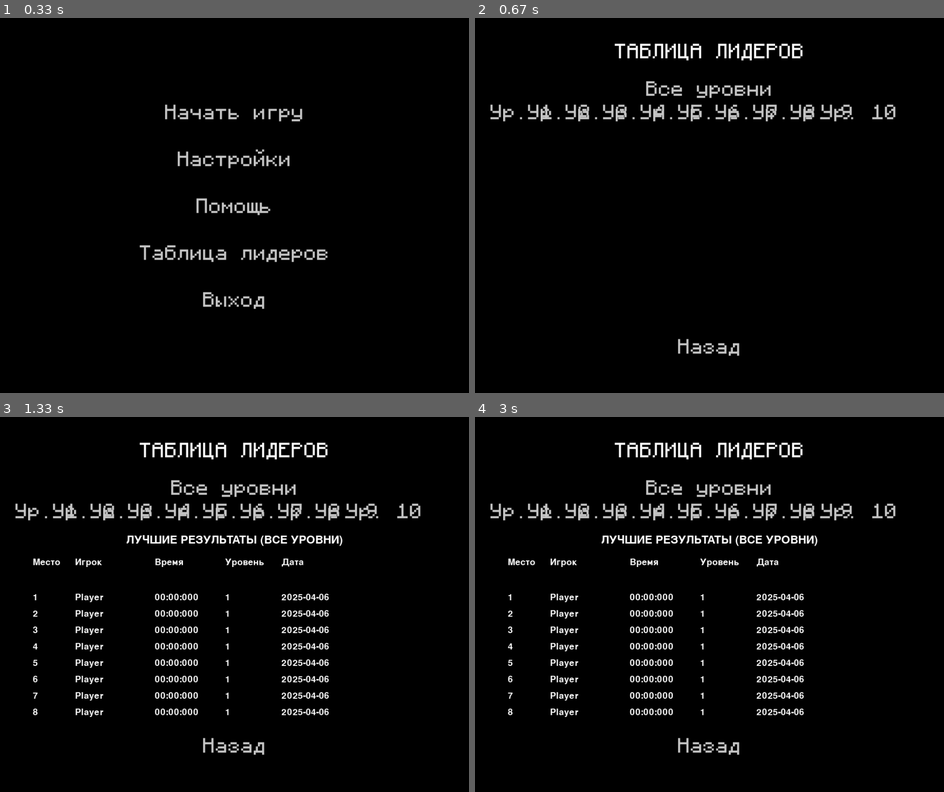
Above: before the commit, frames 1-4 (two rows, left to right).
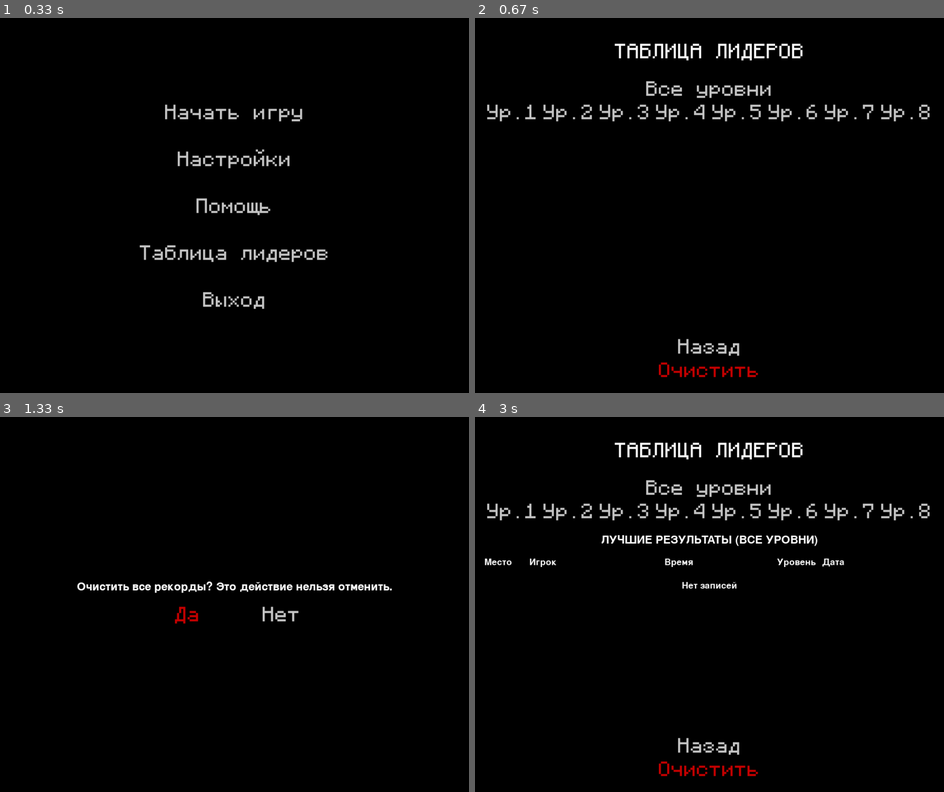
Above: after the commit, the same moments.

Repository: remalQ/pygame-project
Game: pygame game, started from Main.py
The game is run twice, just before and just after one commit, with the same random seed, the same clock (stepped at 60 frames per second) and the same inputs.
Inputs (mouse positions are in pixels of both pictures, inside the frame that each line leads up to):
- Up to frame 1 (0.33 s): no input
- Up to frame 2 (0.67 s): click "Таблица лидеров" at 0.38 s
- Up to frame 3 (1.33 s): click "Все уровни" at 0.72 s; press the mouse at (234, 769) at 1.03 s; move the mouse to (318, 709) at 1.13 s; release the mouse at (398, 649) at 1.27 s
- Up to frame 4 (3 s): press the mouse at (662, 612) at 1.37 s; move the mouse to (690, 627) at 1.47 s; release the mouse at (714, 645) at 1.6 s; press the mouse at (681, 507) at 1.7 s; move the mouse to (620, 593) at 1.8 s; release the mouse at (554, 679) at 1.93 s; press the mouse at (793, 507) at 2.03 s; move the mouse to (676, 574) at 2.13 s; release the mouse at (554, 642) at 2.27 s; press the mouse at (850, 507) at 2.37 s; move the mouse to (812, 510) at 2.47 s; release the mouse at (775, 514) at 2.6 s; press the mouse at (709, 488) at 2.7 s; move the mouse to (653, 615) at 2.8 s; release the mouse at (596, 747) at 2.93 s

Frame 1 is identical in both runs. In frame 2, 2.2% of the frame differs, in the area x 2-97%, y 23-96%; in frame 3, 7.2%, in the area x 3-90%, y 6-91%; in frame 4, 5.4%.

Commit message:
Improve LeaderboardMenu.py and RecordsDB.py Change HelpMenu.py and maps

Diff:
--- a/Const_Values.py
+++ b/Const_Values.py
@@ -23,7 +23,8 @@
 # Цвета
 WHITE = (255, 255, 255)  # Белый
 BLACK = (0, 0, 0)  # Черный
-RED = (255, 0, 0)  # Красный
+RED = (200, 0, 0)  # Стандартный красный
+LIGHT_RED = (255, 100, 100)  # Светло-красный для кнопки очистки
 GREEN = (0, 255, 0)  # Зеленый
 BLUE = (0, 0, 255)  # Синий
 GRAY = (200, 200, 200)  # Серый
--- a/Menus/HelpMenu.py
+++ b/Menus/HelpMenu.py
@@ -14,9 +14,9 @@
             "Цель: дойти до двери, собирая монеты.",
             "",
             "Управление:",
-            "← → — движение влево/вправо",
-            "↑ или SPACE — прыжок",
-            "ESC — пауза",
+            "A, D - движение влево/вправо",
+            "SPACE - прыжок",
+            "ESC - пауза",
             "",
             "Избегайте ловушек и собирайте все монеты!",
         ]
--- a/Menus/LeaderboardMenu.py
+++ b/Menus/LeaderboardMenu.py
@@ -7,21 +7,30 @@
         self.records_db = records_db
         self.level_buttons = []
 
-        # Создаем кнопки с учетом нового стиля Button
+        # Создаем кнопки
         self.all_button = Button("Все уровни", WIDTH // 2, 150, GRAY, LIGHT_GRAY)
         self.back_button = Button("Назад", WIDTH // 2, HEIGHT - 100, GRAY, LIGHT_GRAY)
-
-        # Создаем кнопки для каждого уровня (максимум 10 уровней)
-        for i in range(1, 11):
-            btn = Button(f"Ур. {i}", 100 + (i - 1) * 80, 200, GRAY, LIGHT_GRAY)
-            btn.rect = pygame.Rect(100 + (i - 1) * 80 - 35, 175, 70, 40)  # Переопределяем rect для меньшего размера
+        self.clear_button = Button("Очистить", WIDTH // 2, HEIGHT - 50, RED, LIGHT_RED)
+
+        # Настройка кнопок уровней
+        button_width = 70
+        button_height = 40
+        button_spacing = 50
+        total_buttons = 8
+        total_width_needed = total_buttons * button_width + (total_buttons - 1) * button_spacing
+        start_x = (WIDTH - total_width_needed) // 2
+
+        for i in range(1, 9):
+            btn_x = start_x + (i - 1) * (button_width + button_spacing)
+            btn = Button(f"Ур.{i}", btn_x + button_width // 2, 200, GRAY, LIGHT_GRAY)
+            btn.rect = pygame.Rect(btn_x, 175, button_width, button_height)
             self.level_buttons.append(btn)
 
     def show(self, screen):
         active = True
         selected_level = None
-        scroll_offset = 0  # смещение прокрутки
-        max_records_to_display = 15  # максимальное количество записей на экране
+        scroll_offset = 0
+        max_records_to_display = 8
 
         while active:
             screen.fill(BLACK)
@@ -36,6 +45,7 @@
             for btn in self.level_buttons:
                 btn.draw(screen)
             self.back_button.draw(screen)
+            self.clear_button.draw(screen)
 
             # Отображение рекордов
             if selected_level is not None:
@@ -53,14 +63,18 @@
                     if self.all_button.is_clicked(pygame.mouse.get_pos()):
                         selected_level = 0
 
+                    if self.clear_button.is_clicked(pygame.mouse.get_pos()):
+                        confirm = self.show_confirmation_dialog(screen)
+                        if confirm:
+                            self.records_db.clear_all_records()
+                            selected_level = None
+
                     for i, btn in enumerate(self.level_buttons, 1):
                         if btn.is_clicked(pygame.mouse.get_pos()):
                             selected_level = i
 
-                # Прокрутка колесиком мыши
                 if event.type == pygame.MOUSEWHEEL:
                     scroll_offset += event.y * 30
-                    # Ограничиваем прокрутку в зависимости от количества записей
                     if selected_level is not None:
                         records = self.records_db.get_top_records(
                             level=(None if selected_level == 0 else selected_level))
@@ -69,7 +83,43 @@
 
             pygame.display.flip()
 
+    def show_confirmation_dialog(self, screen):
+        """Показывает диалог подтверждения очистки"""
+        font = pygame.font.SysFont(None, 36)
+        dialog_active = True
+
+        # Создаем поверхность для полупрозрачного фона
+        overlay = pygame.Surface((WIDTH, HEIGHT), pygame.SRCALPHA)
+        overlay.fill((0, 0, 0, 180))
+
+        while dialog_active:
+            # Рисуем основной экран
+            screen.blit(overlay, (0, 0))
+
+            # Текст вопроса
+            question = font.render("Очистить все рекорды? Это действие нельзя отменить.", True, WHITE)
+            screen.blit(question, (WIDTH // 2 - question.get_width() // 2, HEIGHT // 2 - 50))
+
+            # Кнопки
+            yes_btn = Button("Да", WIDTH // 2 - 100, HEIGHT // 2 + 20, RED, LIGHT_RED)
+            no_btn = Button("Нет", WIDTH // 2 + 100, HEIGHT // 2 + 20, GRAY, LIGHT_GRAY)
+
+            yes_btn.draw(screen)
+            no_btn.draw(screen)
+
+            pygame.display.flip()
+
+            for event in pygame.event.get():
+                if event.type == pygame.MOUSEBUTTONDOWN:
+                    if yes_btn.is_clicked(pygame.mouse.get_pos()):
+                        return True
+                    elif no_btn.is_clicked(pygame.mouse.get_pos()):
+                        return False
+                elif event.type == pygame.QUIT:
+                    return False
+
     def display_records(self, screen, level=None, scroll_offset=0, max_records=15):
+        """Отображение таблицы рекордов (без изменений)"""
         if level == 0:
             records = self.records_db.get_top_records(limit=100)
             title = "ЛУЧШИЕ РЕЗУЛЬТАТЫ (ВСЕ УРОВНИ)"
@@ -79,18 +129,29 @@
 
         font_title = pygame.font.SysFont(None, 36)
         font = pygame.font.SysFont(None, 28)
-        font_small = pygame.font.SysFont(None, 24)  # Меньший шрифт для длинных имен
+        font_small = pygame.font.SysFont(None, 24)
 
         # Заголовок таблицы
         title_text = font_title.render(title, True, WHITE)
         screen.blit(title_text, (WIDTH // 2 - title_text.get_width() // 2, 250))
 
+        # Определение ширины столбцов
+        total_width = WIDTH - 40
+        col_widths = [
+            int(total_width * 0.1),  # Место
+            int(total_width * 0.3),  # Игрок
+            int(total_width * 0.25),  # Время (увеличено для читаемости)
+            int(total_width * 0.1),  # Уровень
+            int(total_width * 0.25)  # Дата
+        ]
+
+        # Позиции столбцов
+        col_positions = [20]
+        for i in range(1, len(col_widths)):
+            col_positions.append(col_positions[i - 1] + col_widths[i - 1])
+
         # Заголовки столбцов
         headers = ["Место", "Игрок", "Время", "Уровень", "Дата"]
-        col_positions = [70, 160, 330, 480, 600]
-        col_widths = [60, 150, 120, 80, 120]  # Ширина каждого столбца
-
-        # Рисуем заголовки
         for i, header in enumerate(headers):
             text = font.render(header, True, WHITE)
             screen.blit(text, (col_positions[i], 300))
@@ -101,47 +162,39 @@
             screen.blit(text, (WIDTH // 2 - text.get_width() // 2, 350))
         else:
             start_y = 340 + scroll_offset
-            end_y = start_y + max_records * 35
-
-            # Ограничиваем количество отображаемых записей
-            visible_records = records[:max_records]
-
-            for i, record in enumerate(visible_records, 1):
-                if start_y + i * 35 > HEIGHT - 150:  # Не выводим записи за нижней границей экрана
+
+            for i, record in enumerate(records[:max_records], 1):
+                if start_y + i * 35 > HEIGHT - 150:
                     continue
 
-                player_name, time, lvl, date = record
-                date_str = date.split()[0]
-
-                # Формат времени: мм:сс:мс
-                try:
-                    time = float(time)
-                except ValueError:
-                    time = 0.0
-
-                minutes = int(time // 60)
-                seconds = int(time % 60)
-                milliseconds = int((time % 1) * 1000)
-                time_str = f"{minutes:02d}:{seconds:02d}:{milliseconds:03d}"
-
-                # Обрабатываем каждую колонку с учетом ширины
+                player_name, time_str, lvl, date = record
+                date_str = date.split()[0] if date else ""
+
+                # Разбиваем время на компоненты (уже должно быть отформатировано в RecordsDB)
+                # Если формат неправильный, показываем "00:00:000"
+                time_parts = time_str.split(':') if isinstance(time_str, str) else []
+                if len(time_parts) == 3:
+                    formatted_time = f"{time_parts[0]}:{time_parts[1]}:{time_parts[2]}"
+                else:
+                    formatted_time = "00:00:000"
+
                 row_data = [
                     str(i),
-                    player_name[:12],  # Ограничиваем длину имени
-                    time_str,
+                    player_name,
+                    formatted_time,
                     str(lvl),
                     date_str
                 ]
 
                 for j, data in enumerate(row_data):
-                    # Для имени игрока используем меньший шрифт, если нужно
                     current_font = font_small if j == 1 and len(player_name) > 12 else font
                     text = current_font.render(data, True, WHITE)
 
-                    # Обрезаем текст, если он не помещается в колонку
+                    # Обрезаем текст если не помещается
                     if text.get_width() > col_widths[j]:
-                        while text.get_width() > col_widths[j] and len(data) > 1:
-                            data = data[:-1]
-                            text = current_font.render(data + "...", True, WHITE)
+                        truncated = data
+                        while current_font.size(truncated + "...")[0] > col_widths[j] and len(truncated) > 1:
+                            truncated = truncated[:-1]
+                        text = current_font.render(truncated + "...", True, WHITE)
 
                     screen.blit(text, (col_positions[j], start_y + i * 35))
--- a/RecordsDB.py
+++ b/RecordsDB.py
@@ -1,68 +1,111 @@
 import sqlite3
+import os
 from datetime import datetime
 
 
 class RecordsDB:
     def __init__(self):
-        self.conn = sqlite3.connect('game_records.db')
-        self.create_table()
+        self.db_file = 'game_records.db'
+        try:
+            # Проверяем доступность файла БД
+            if not os.path.exists(self.db_file):
+                open(self.db_file, 'w').close()
+
+            self.conn = sqlite3.connect(self.db_file)
+            self.conn.execute("PRAGMA journal_mode=WAL")  # Режим журналирования
+            self.create_table()
+        except Exception as e:
+            print(f"Ошибка инициализации БД: {e}")
+            raise
 
     def create_table(self):
-        cursor = self.conn.cursor()
-        cursor.execute('''
-        CREATE TABLE IF NOT EXISTS records (
-            id INTEGER PRIMARY KEY AUTOINCREMENT,
-            player_name TEXT NOT NULL,
-            completion_time REAL NOT NULL,
-            level INTEGER NOT NULL,
-            date TIMESTAMP DEFAULT CURRENT_TIMESTAMP
-        )
-        ''')
-        cursor.execute('CREATE INDEX IF NOT EXISTS idx_level_time ON records (level, completion_time)')
-        self.conn.commit()
+        try:
+            cursor = self.conn.cursor()
+            cursor.execute('''
+            CREATE TABLE IF NOT EXISTS records (
+                id INTEGER PRIMARY KEY AUTOINCREMENT,
+                player_name TEXT NOT NULL,
+                completion_time INTEGER NOT NULL,
+                level INTEGER NOT NULL,
+                date TIMESTAMP DEFAULT CURRENT_TIMESTAMP
+            )''')
+            cursor.execute('''
+            CREATE INDEX IF NOT EXISTS idx_level_time
+            ON records (level, completion_time)''')
+            self.conn.commit()
+        except Exception as e:
+            print(f"Ошибка создания таблицы: {e}")
+            raise
 
     def add_record(self, player_name, completion_time, level):
-        cursor = self.conn.cursor()
-        cursor.execute('''
-        INSERT INTO records (player_name, completion_time, level)
-        VALUES (?, ?, ?)
-        ''', (player_name, completion_time, level))
-        self.conn.commit()
+        try:
+            # Проверка входных данных
+            if not player_name or not isinstance(completion_time, (int, float)) or not isinstance(level, int):
+                raise ValueError("Некорректные данные для записи")
+
+            time_ms = int(completion_time * 1000)
+            cursor = self.conn.cursor()
+            cursor.execute('''
+            INSERT INTO records (player_name, completion_time, level)
+            VALUES (?, ?, ?)''', (player_name[:50], time_ms, level))  # Ограничиваем длину имени
+
+            self.conn.commit()
+            return True
+        except Exception as e:
+            print(f"Ошибка записи рекорда: {e}")
+            self.conn.rollback()
+            return False
 
     def get_top_records(self, level=None, limit=10):
-        cursor = self.conn.cursor()
+        try:
+            cursor = self.conn.cursor()
 
-        if level:
-            cursor.execute('''
-            SELECT player_name, completion_time, level, date
-            FROM records
-            WHERE level = ?
-            ORDER BY completion_time ASC
-            LIMIT ?
-            ''', (level, limit))
-        else:
-            cursor.execute('''
-            SELECT player_name, completion_time, level, date
-            FROM records
-            ORDER BY level ASC, completion_time ASC
-            LIMIT ?
-            ''', (limit,))
+            if level:
+                cursor.execute('''
+                SELECT player_name, completion_time, level, datetime(date, 'localtime')
+                FROM records
+                WHERE level = ?
+                ORDER BY completion_time ASC
+                LIMIT ?''', (level, limit))
+            else:
+                cursor.execute('''
+                SELECT player_name, completion_time, level, datetime(date, 'localtime')
+                FROM records
+                ORDER BY level ASC, completion_time ASC
+                LIMIT ?''', (limit,))
 
-        records = cursor.fetchall()
+            records = cursor.fetchall()
+            formatted_records = []
 
-        # Форматируем время
-        formatted_records = []
-        for name, time_sec, lvl, date in records:
-            minutes = int(time_sec // 60)
-            seconds = int(time_sec % 60)
-            milliseconds = int((time_sec - int(time_sec)) * 1000)
-            formatted_time = f"{minutes:02}:{seconds:02}:{milliseconds:03}"
-            formatted_records.append((name, formatted_time, lvl, date))
+            for name, time_ms, lvl, date in records:
+                try:
+                    total_seconds = time_ms / 1000
+                    minutes = int(total_seconds // 60)
+                    seconds = int(total_seconds % 60)
+                    milliseconds = int(time_ms % 1000)
+                    formatted_time = f"{minutes:02}:{seconds:02}:{milliseconds:03}"
+                    formatted_records.append((name, formatted_time, lvl, date))
+                except Exception as e:
+                    print(f"Ошибка форматирования записи: {e}")
+                    continue
 
-        return formatted_records
+            return formatted_records
+        except Exception as e:
+            print(f"Ошибка получения рекордов: {e}")
+            return []
 
     def close(self):
-        self.conn.close()
+        try:
+            if hasattr(self, 'conn') and self.conn:
+                self.conn.close()
+        except Exception as e:
+            print(f"Ошибка закрытия БД: {e}")
 
     def __del__(self):
         self.close()
+
+    def clear_all_records(self):
+        """Очищает все записи из базы данных"""
+        cursor = self.conn.cursor()
+        cursor.execute('DELETE FROM records')
+        self.conn.commit()
Binary file changed: Maps/map1.pkl
Binary file changed: Maps/map5.pkl
Binary file changed: Maps/map7.pkl
Binary file changed: Maps/map8.pkl
Binary file changed: game_records.db
